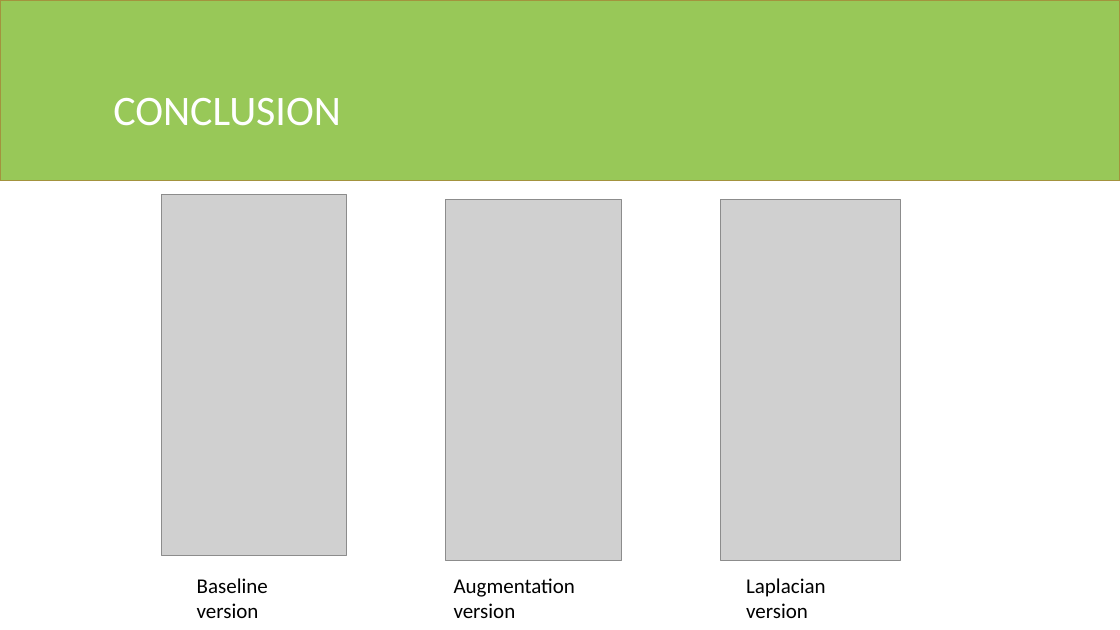
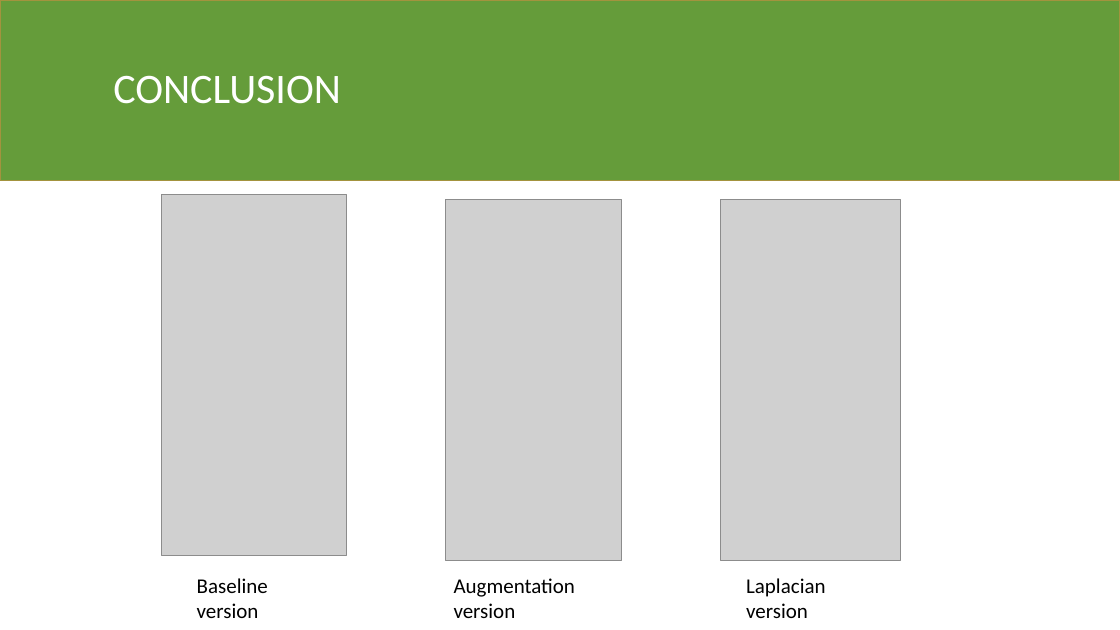
Before and after one commit to fedeloper/Biometrics2021, a slide deck: slide 13 of Facial Keypoints Detector.pptx. Drawn at 1120x630 pixels with LibreOffice and Linux fonts; fonts in the diff are those of the drawing; grey boxes stand for pictures. Boxes give left, top, right and bottom in pixels: in the first picture for what was removed or moved away, otherwise in the second. Text is boxed around its words. In the diff, an @@ line names an element or a change of style, - is before the commit and + after.

```diff
--- a/Facial Keypoints Detector.pptx
+++ b/Facial Keypoints Detector.pptx
@@ rectangle at (x1=0, y1=0, x2=1120, y2=181): fill #98C858 to #659C3A @@
@@ title "CONCLUSION" moved from (x1=113, y1=98, x2=341, y2=126) to (x1=113, y1=75, x2=341, y2=104) @@
```
Also in this commit, not shown: 13 other slides changed, 1 slide added, 2 slides removed.
